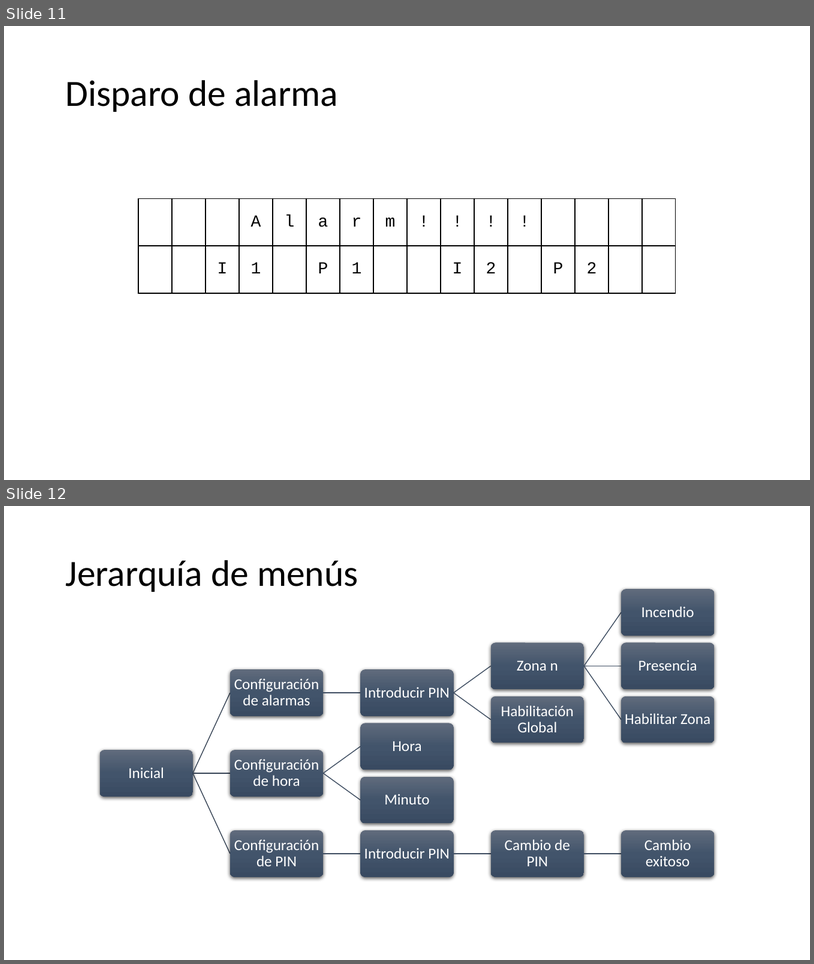
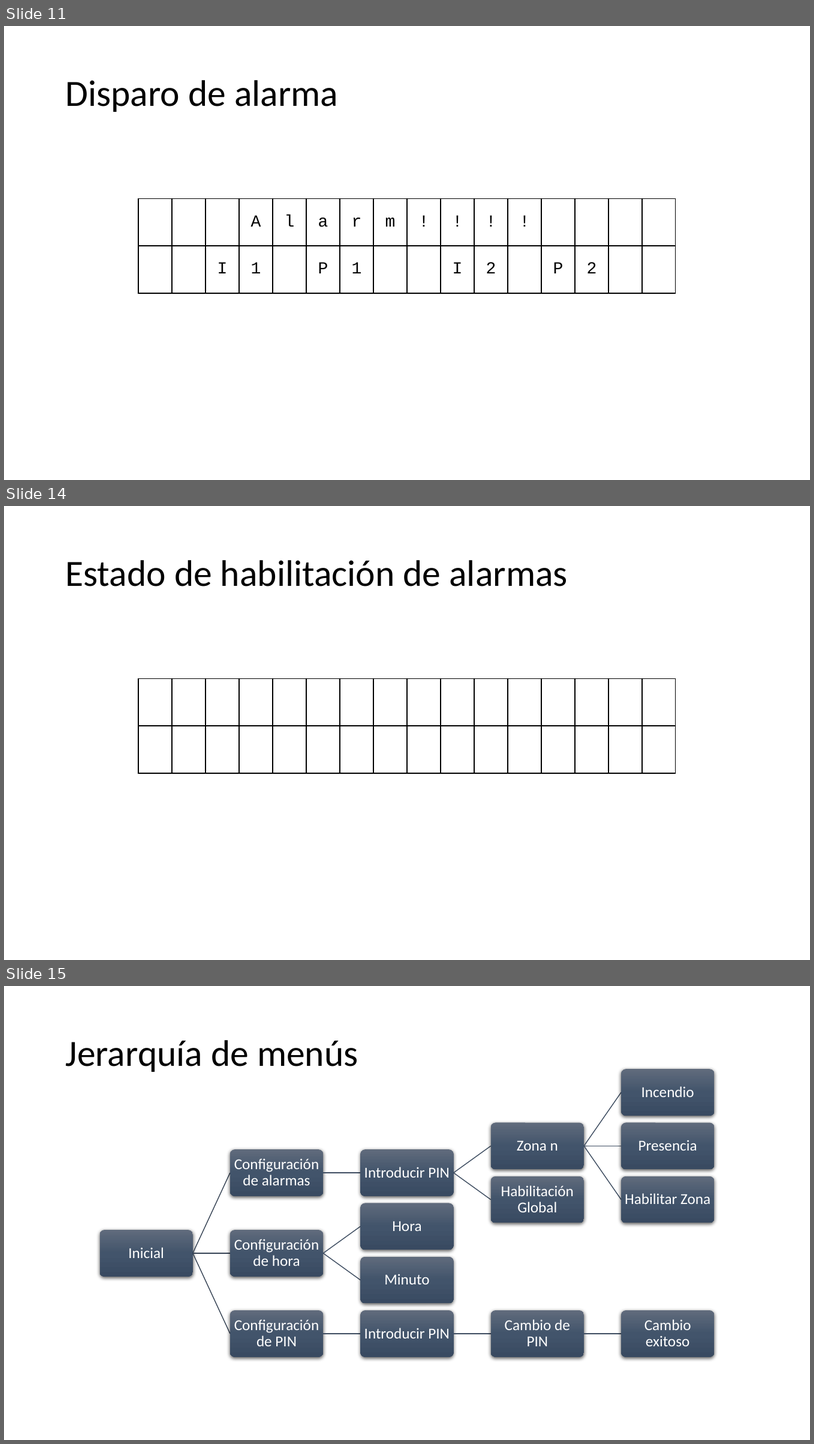
Before and after one commit to JaviHorta/firmware, a slide deck: menus sistema de alarma.pptx. Shown one above the other, each under a label of ours: slides 11 and 12 before the commit, slides 11, 14 and 15 after it; the slides between them are not shown. The pictures are 814x964 and 814x1444 pixels, drawn with LibreOffice and Linux fonts; fonts in the diff are those of the drawing. Boxes give left, top, right and bottom in pixels: in the first picture for what was removed or moved away, otherwise in the second. Text is boxed around its words. In the diff, an @@ line names an element or a change of style, - is before the commit and + after.

```diff
--- a/menus sistema de alarma.pptx
+++ b/menus sistema de alarma.pptx
@@ slide 14 added at <box>4,506,810,960</box>, background #FFFFFF @@
@@ title added at <box>65,560,567,586</box>, 44 pt, text #000000 @@
+Estado de habilitación de alarmas
@@ table added at <box>138,678,680,773</box>, 2 rows, 16 columns @@
+ |  |  |  |  |  |  |  |  |  |  |  |  |  |  | 
+ |  |  |  |  |  |  |  |  |  |  |  |  |  |  | 
@@ what was slide 12 is now slide 15 @@
```
Also in this commit, not shown: 1 slide changed, 2 other slides added, 2 other files.
